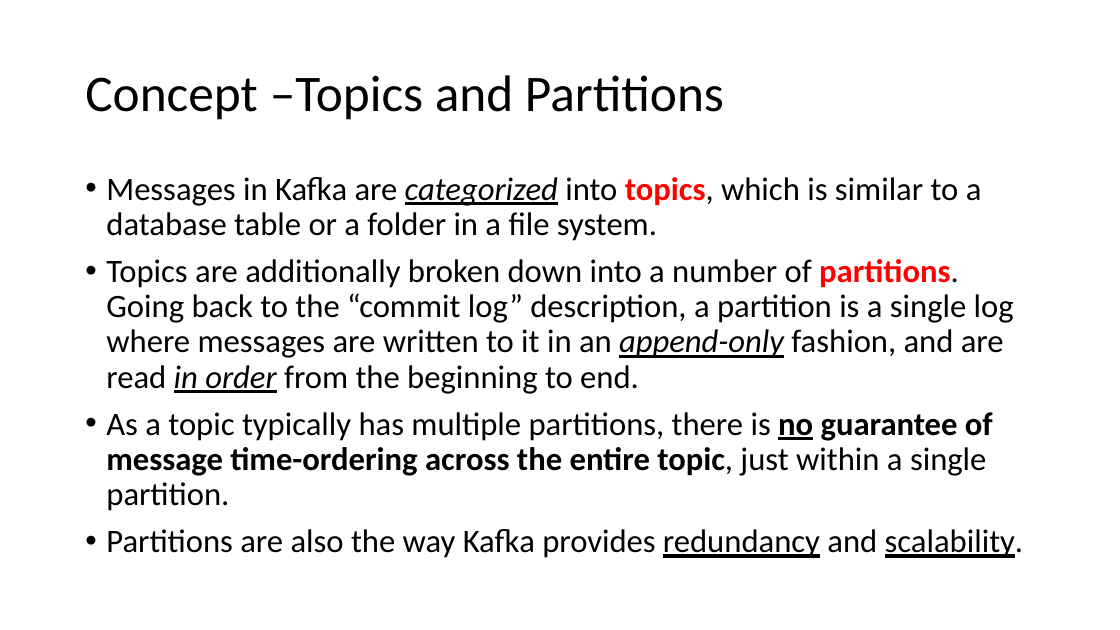
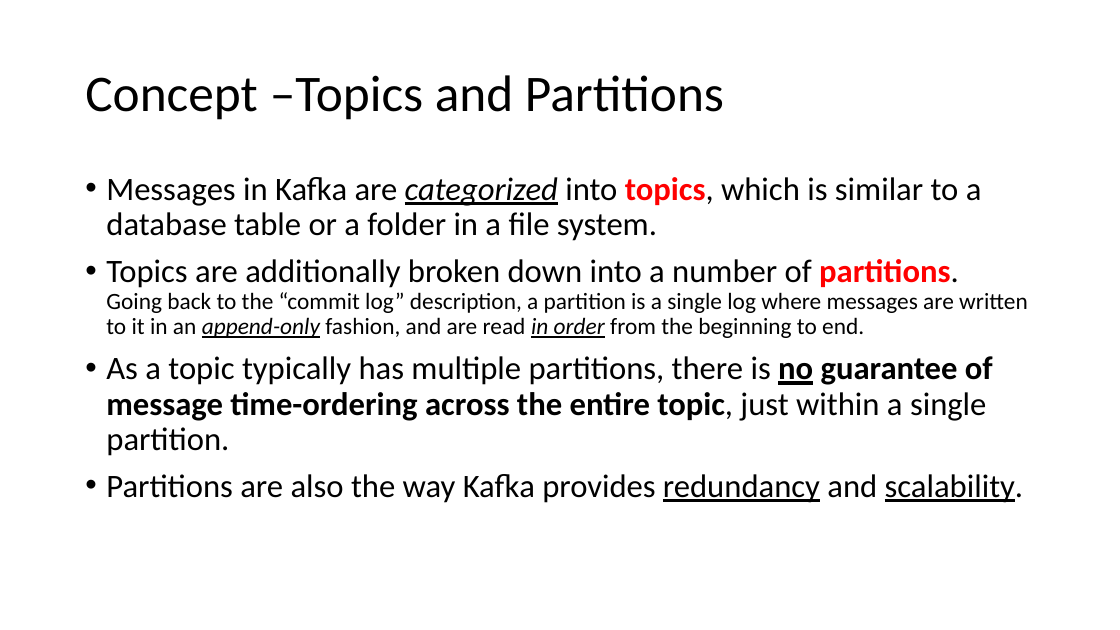
Before and after one commit to nobody-hub/friday-learn, a slide deck: slide 7 of docs/kafka/Kafka_The_Definitive_Guide/Chapter_1_Meet_Kafka.pptx (slide 6 before the commit). Drawn at 1120x630 pixels with LibreOffice and Linux fonts; fonts in the diff are those of the drawing. Boxes give left, top, right and bottom in pixels: in the first picture for what was removed or moved away, otherwise in the second. Text is boxed around its words. In the diff, an @@ line names an element or a change of style, - is before the commit and + after.

```diff
--- a/docs/kafka/Kafka_The_Definitive_Guide/Chapter_1_Meet_Kafka.pptx
+++ b/docs/kafka/Kafka_The_Definitive_Guide/Chapter_1_Meet_Kafka.pptx
@@ text at bbox=[106, 259, 1028, 338]: size 28 to 20 pt in "Going back to the “commit log” description, ..." @@
```
Also in this commit, not shown: 3 other slides changed, 2 slides added.
